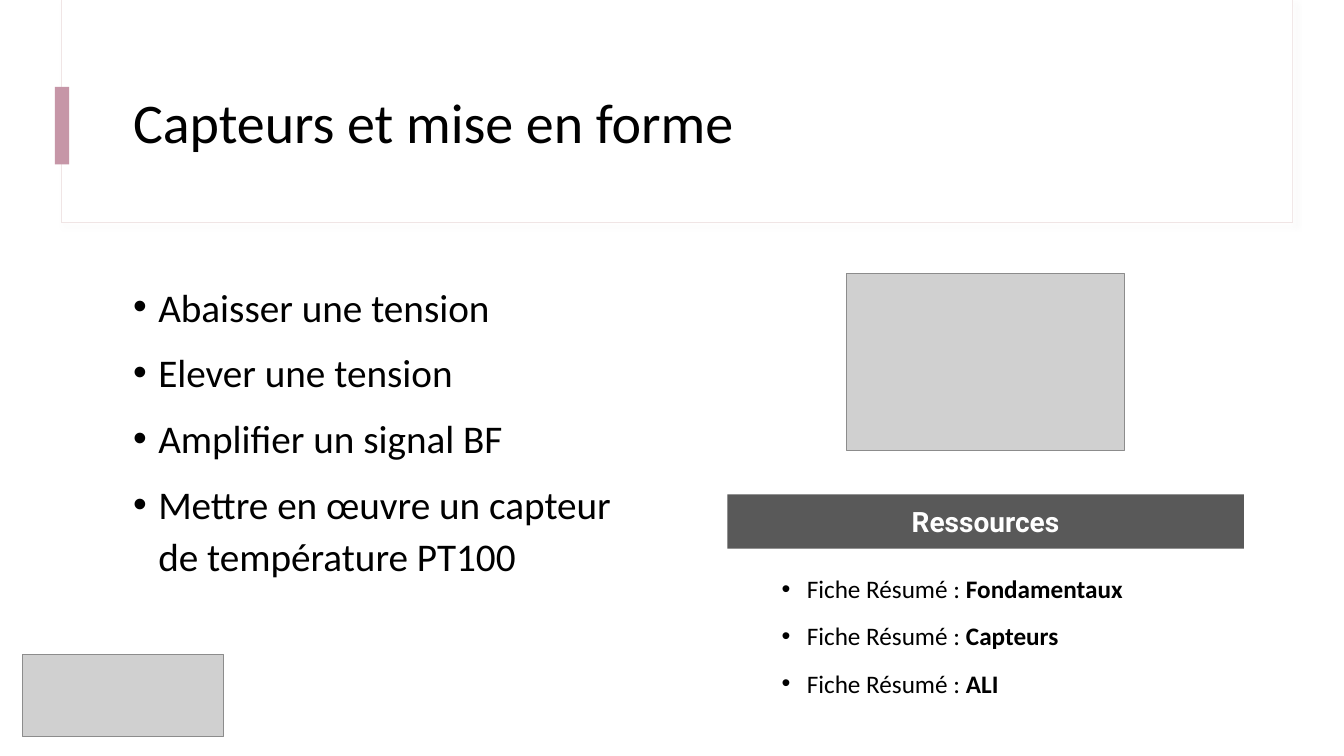
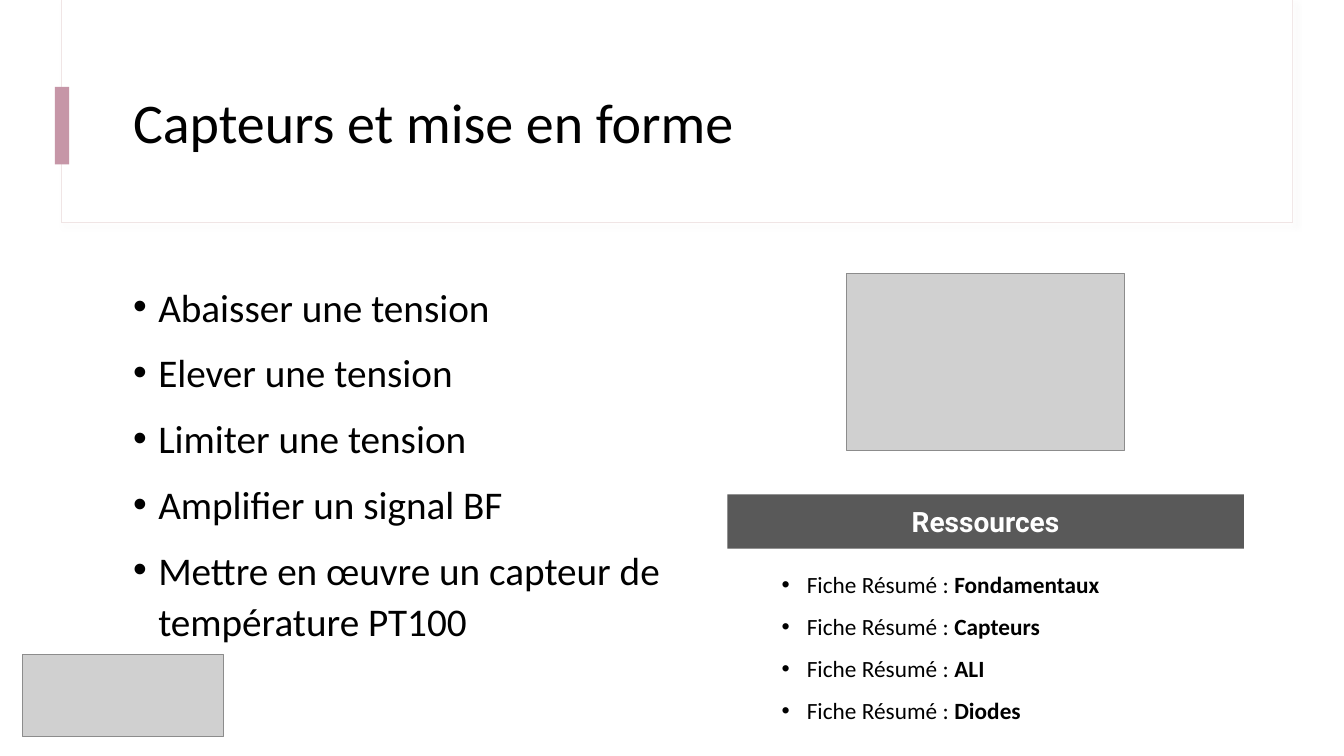
Before and after one commit to IOGS-Digital-Methods/semester-5, a slide deck: slide 3 of CeTI/b1_capteurs/B1_1_capteurs.pptx. Drawn at 1344x756 pixels with LibreOffice and Linux fonts; fonts in the diff are those of the drawing; grey boxes stand for pictures. Boxes give left, top, right and bottom in pixels: in the first picture for what was removed or moved away, otherwise in the second. Text is boxed around its words. In the diff, an @@ line names an element or a change of style, - is before the commit and + after.

```diff
--- a/CeTI/b1_capteurs/B1_1_capteurs.pptx
+++ b/CeTI/b1_capteurs/B1_1_capteurs.pptx
@@ text at bbox=[158, 426, 466, 454]: paragraph added @@
+• Limiter une tension
@@ text at bbox=[807, 576, 1099, 677]: size 18 to 16.6 pt in "Fiche Résumé : Fondamentaux", "Fiche Résumé : Capteurs", "Fiche Résumé : ALI"; line spacing 1.1 to 1 @@
@@ text at bbox=[807, 702, 1020, 719]: paragraph added @@
+• Fiche Résumé : Diodes
```
Also in this commit, not shown: 3 slides added, 9 other files.
